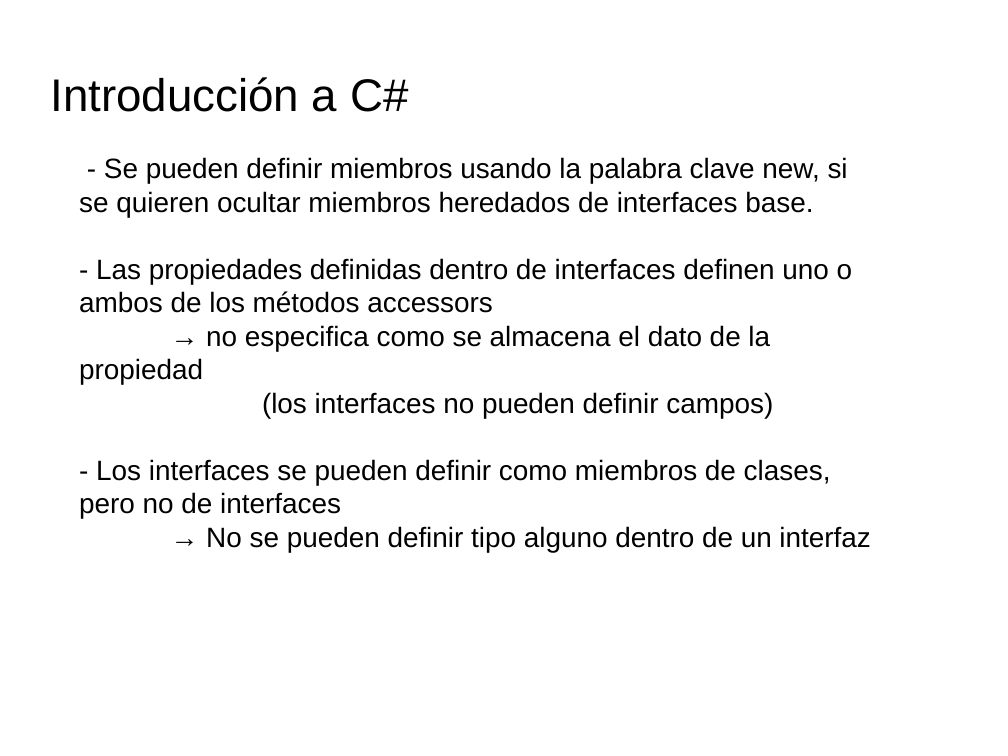
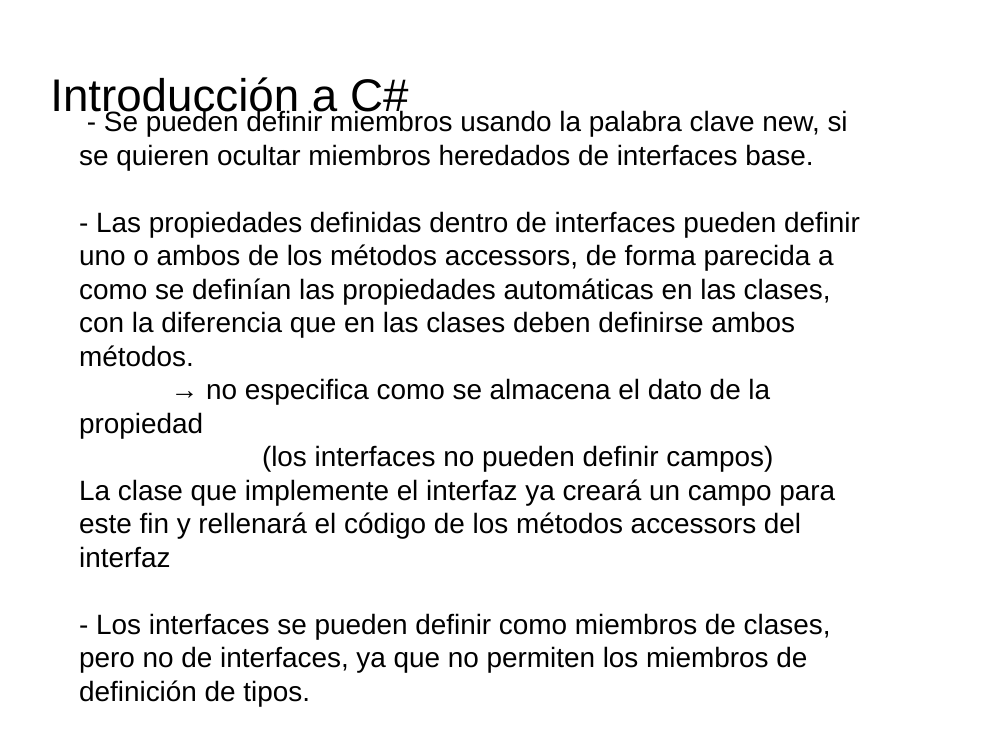
Before and after one commit to videojuegos-abastos/PMV, a slide deck: slide 19 of te/Tema 4 (Chema)/t4.3.- Definiendo miembros de una clase.odp. Drawn at 1008x756 pixels with LibreOffice and Linux fonts; fonts in the diff are those of the drawing; background and template pictures are left out. Boxes give left, top, right and bottom in pixels: in the first picture for what was removed or moved away, otherwise in the second. Text is boxed around its words. In the diff, an @@ line names an element or a change of style, - is before the commit and + after.

```diff
--- a/te/Tema 4 (Chema)/t4.3.- Definiendo miembros de una clase.odp
+++ b/te/Tema 4 (Chema)/t4.3.- Definiendo miembros de una clase.odp
@@ text "- Se pueden definir miembros ..." moved from (x1=79, y1=157, x2=870, y2=552) to (x1=79, y1=109, x2=860, y2=706) @@
@@ text at (x1=79, y1=211, x2=860, y2=367): text changed @@
-- Las propiedades definidas dentro de interfaces definen uno o ambos de los métodos accessors
+- Las propiedades definidas dentro de interfaces pueden definir uno o ambos de los métodos accessors, de forma parecida a como se definían las propiedades automáticas en las clases, con la diferencia que en las clases deben definirse ambos métodos.
@@ text at (x1=79, y1=479, x2=835, y2=706): text changed @@
-- Los interfaces se pueden definir como miembros de clases, pero no de interfaces
-→ No se pueden definir tipo alguno dentro de un interfaz
+La clase que implemente el interfaz ya creará un campo para este fin y rellenará el código de los métodos accessors del interfaz
+- Los interfaces se pueden definir como miembros de clases, pero no de interfaces, ya que no permiten los miembros de definición de tipos.
```
Also in this commit, not shown: 7 other slides changed, 3 other files.
